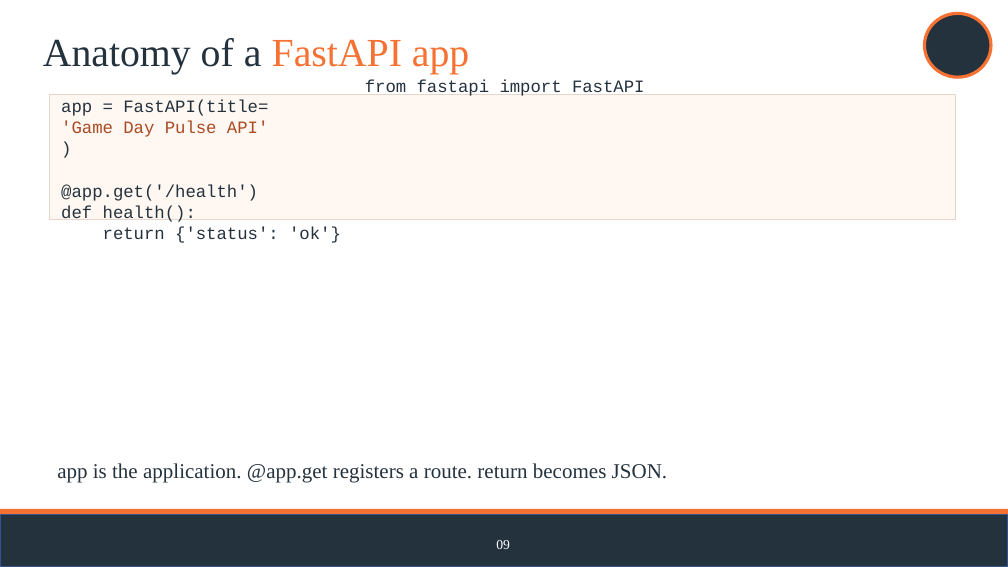
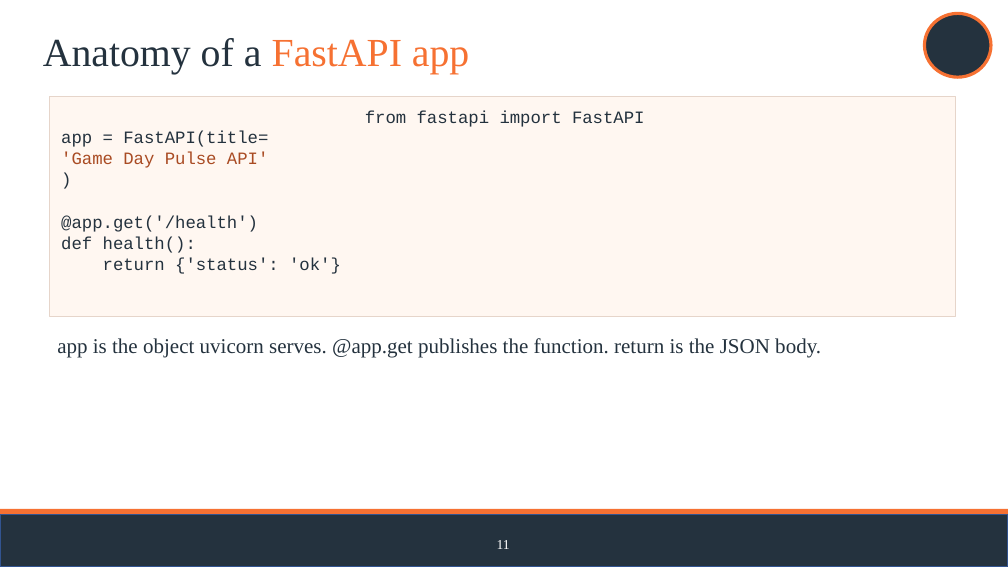
Before and after one commit to jasontpv/DS2002FA26, a slide deck: slide 11 of notebooks/08-capstone-gameday/DS2002 Build Your Own API.pptx (slide 9 before the commit). Drawn at 1008x567 pixels with LibreOffice and Linux fonts; fonts in the diff are those of the drawing; background and template pictures are left out. Boxes give left, top, right and bottom in pixels: in the first picture for what was removed or moved away, otherwise in the second. Text is boxed around its words. In the diff, an @@ line names an element or a change of style, - is before the commit and + after.

```diff
--- a/notebooks/08-capstone-gameday/DS2002 Build Your Own API.pptx
+++ b/notebooks/08-capstone-gameday/DS2002 Build Your Own API.pptx
@@ rectangle "from fastapi import FastAPI": place and size @@
-rectangle "from fastapi import FastAPI" at [50, 95, 956, 219]
+rectangle "from fastapi import FastAPI" at [50, 97, 956, 316]
@@ rectangle "from fastapi import FastAPI" at [50, 97, 956, 316]: vertical alignment middle to top @@
@@ text at [57, 338, 821, 358]: text changed @@
-app is the application. @app.get registers a route. return becomes JSON.
+app is the object uvicorn serves. @app.get publishes the function. return is the JSON body.
@@ text at [497, 540, 510, 549]: text changed @@
-09
+11
```
Also in this commit, not shown: 7 other slides changed, 5 slides added, 1 slide removed, 5 other files.
